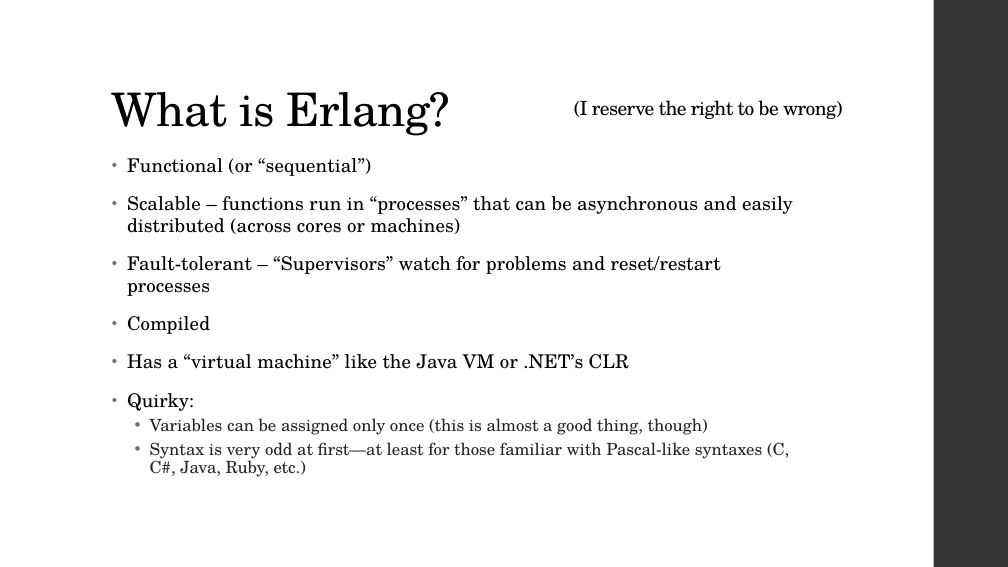
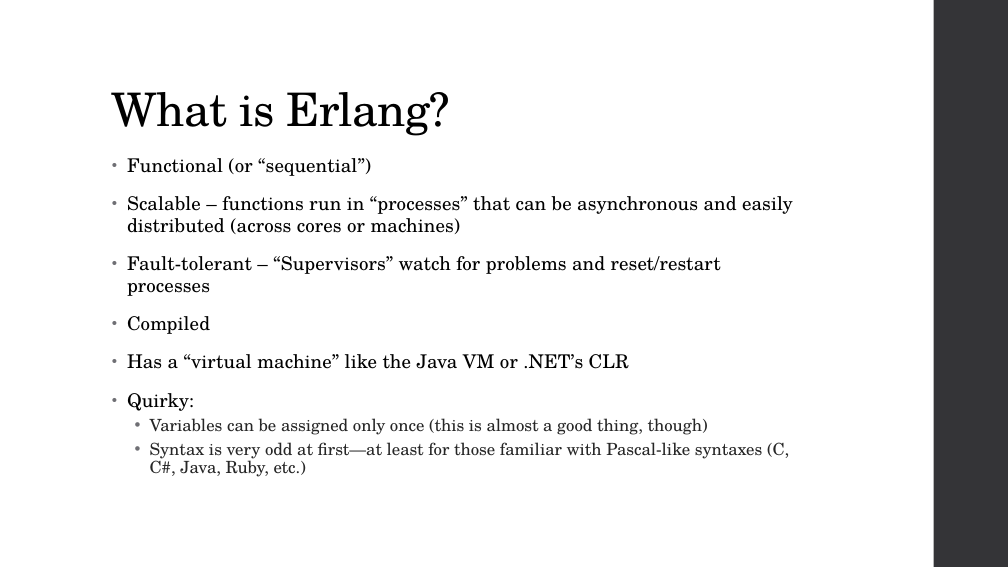
Before and after one commit to mikeabney/elixirFirstSteps, a slide deck: slide 4 of GettingStartedWithElixir.pptx. Drawn at 1008x567 pixels with LibreOffice and Linux fonts; fonts in the diff are those of the drawing. Boxes give left, top, right and bottom in pixels: in the first picture for what was removed or moved away, otherwise in the second. Text is boxed around its words. In the diff, an @@ line names an element or a change of style, - is before the commit and + after.

```diff
--- a/GettingStartedWithElixir.pptx
+++ b/GettingStartedWithElixir.pptx
@@ title at [112, 92, 450, 136]: text changed; size 32 to 44 pt @@
-What is Erlang? (I reserve the right to be wrong)
+What is Erlang?
```
Also in this commit, not shown: 1 other slide changed, 1 other file.
